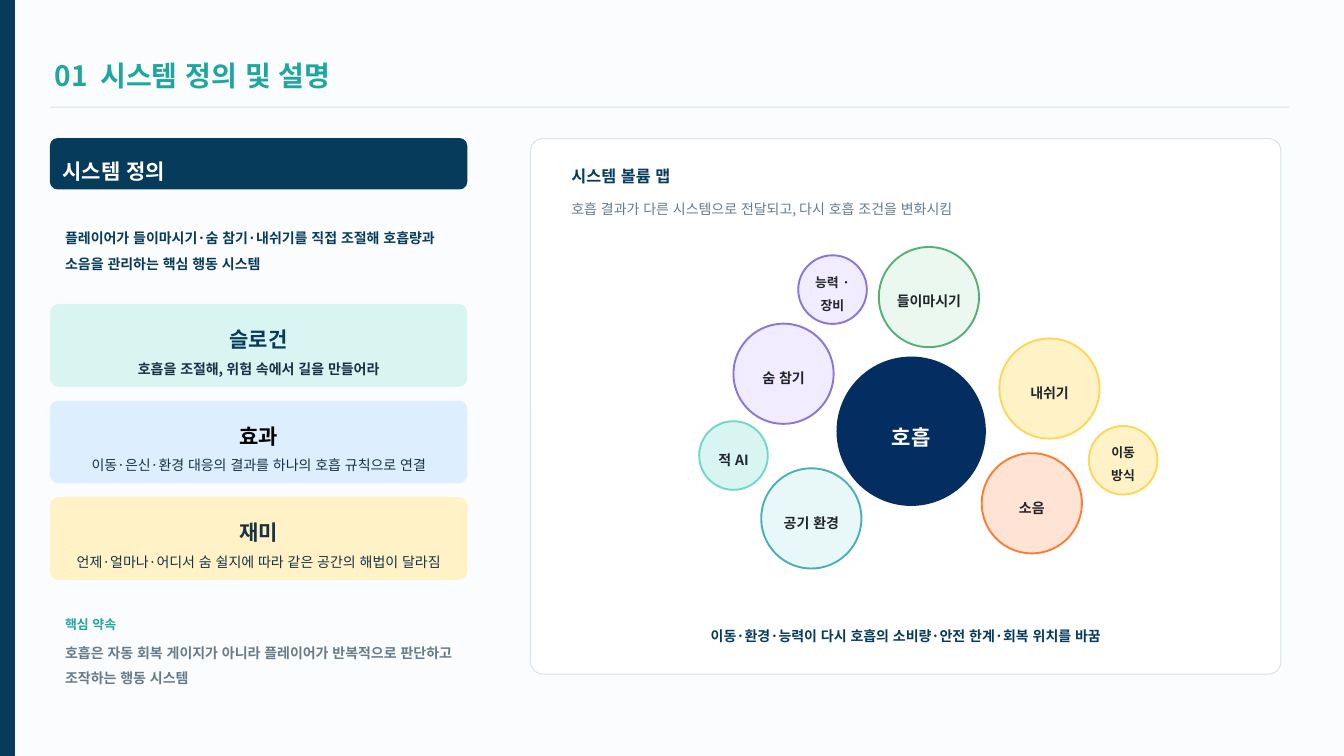
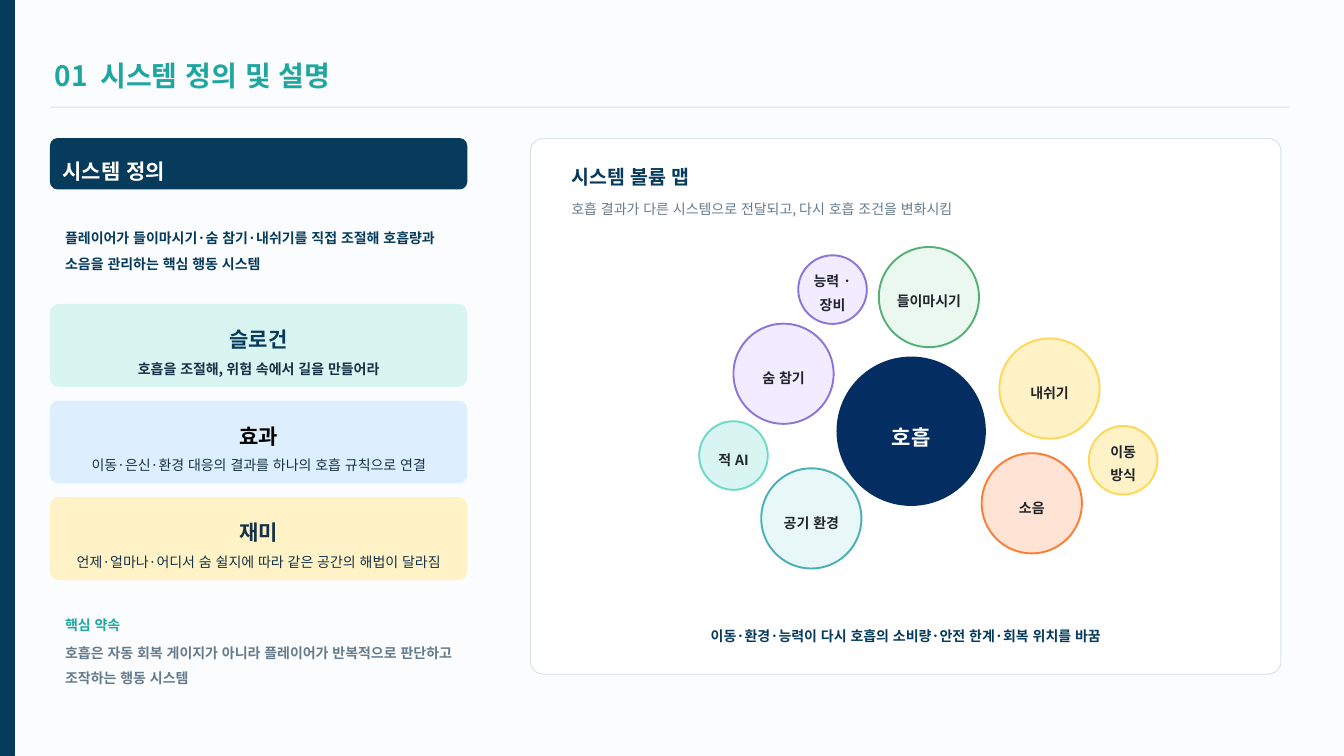
Before and after one commit to ysooj/Gihoek_8, a slide deck: slide 3 of 호흡_시스템_기획문서_최종정리본.pptx. Drawn at 1344x756 pixels with LibreOffice and Linux fonts; fonts in the diff are those of the drawing. Boxes give left, top, right and bottom in pixels: in the first picture for what was removed or moved away, otherwise in the second. Text is boxed around its words. In the diff, an @@ line names an element or a change of style, - is before the commit and + after.

```diff
--- a/호흡_시스템_기획문서_최종정리본.pptx
+++ b/호흡_시스템_기획문서_최종정리본.pptx
@@ text "시스템 볼륨 맵" at (571, 167, 690, 186): size 11.6 to 13.9 pt @@
@@ ellipse "능력 · 장비" at (799, 255, 867, 324): size 9.2 to 10 pt; line spacing 1.5 to 1.4 @@
@@ ellipse "이동 방식" at (1089, 426, 1157, 495): size 9.2 to 10 pt; line spacing 1.5 to 1.4 @@
@@ text "핵심 약속" at (65, 618, 121, 632): size 9.2 to 10 pt; line spacing 1.3 to 1.4 @@
```
Also in this commit, not shown: 3 other slides changed, 1 slide added.
